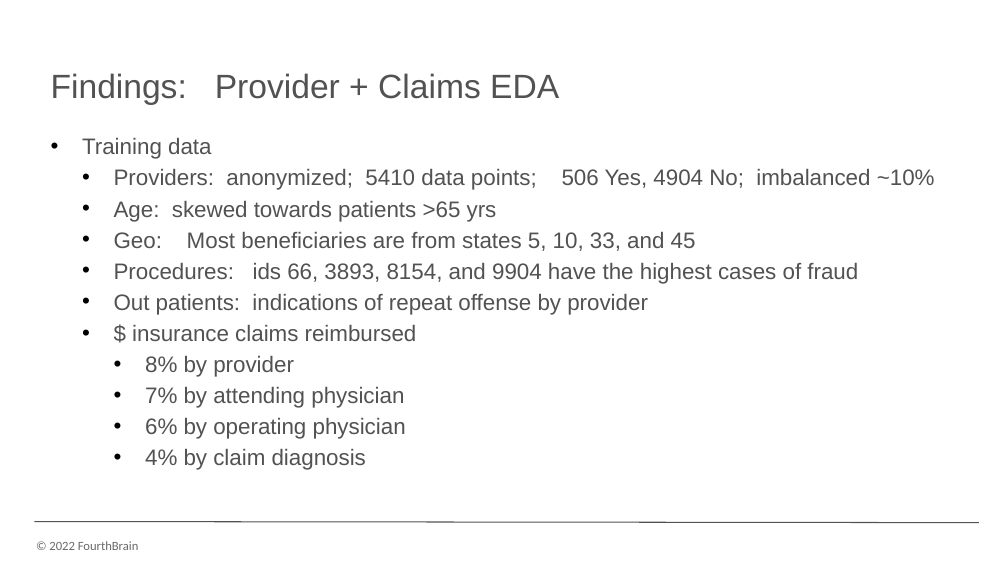
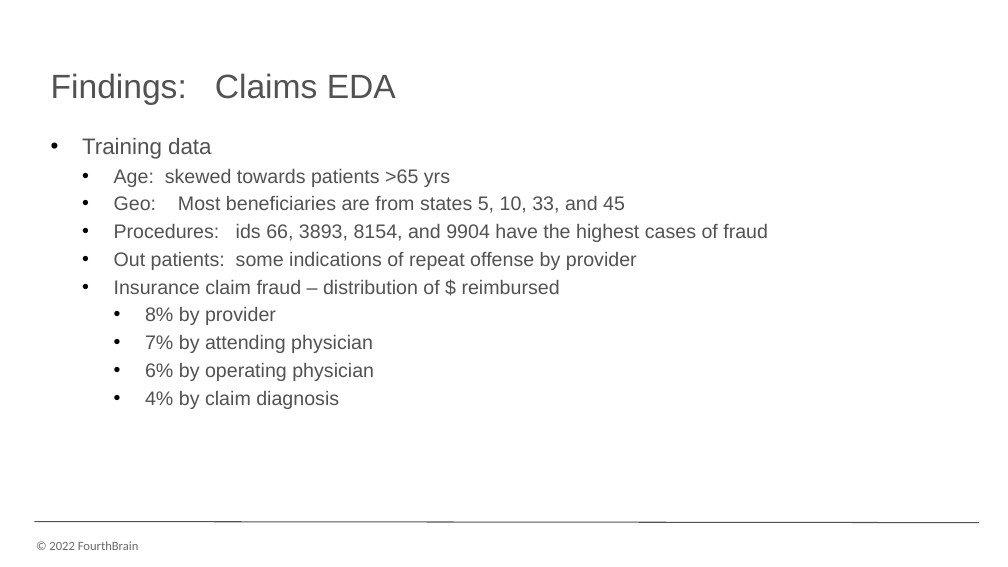
Before and after one commit to monika0603/MLE10-Capstone-Project, a slide deck: slide 12 of docs/presentation/CapstonePreso_HealthcareAnomaly.pptx (slide 10 before the commit). Drawn at 1008x567 pixels with LibreOffice and Linux fonts; fonts in the diff are those of the drawing; background and template pictures are left out. Boxes give left, top, right and bottom in pixels: in the first picture for what was removed or moved away, otherwise in the second. Text is boxed around its words. In the diff, an @@ line names an element or a change of style, - is before the commit and + after.

```diff
--- a/docs/presentation/CapstonePreso_HealthcareAnomaly.pptx
+++ b/docs/presentation/CapstonePreso_HealthcareAnomaly.pptx
@@ text at <box>51,73,396,105</box>: text changed @@
-    Findings: Provider + Claims EDA
+    Findings: Claims EDA
@@ text at <box>114,169,935,190</box>: paragraph removed @@
-• Providers: anonymized; 5410 data points; 506 Yes, 4904 No; imbalanced ~10%
@@ text at <box>114,169,768,409</box>: size 16 to 14 pt in "Age: skewed towards patients >65 yrs", "Geo: Most beneficiaries are from states 5, ...", "Procedures: ids 66, 3893, 8154, and 9904 ...", "8% by provider" and 3 more places @@
@@ text at <box>114,252,637,294</box>: text changed; size 16 to 14 pt @@
-• Out patients: indications of repeat offense by provider
-  • $ insurance claims reimbursed
+• Out patients: some indications of repeat offense by provider
+  • Insurance claim fraud – distribution of $ reimbursed
```
Also in this commit, not shown: 11 other slides changed, 3 slides added.
